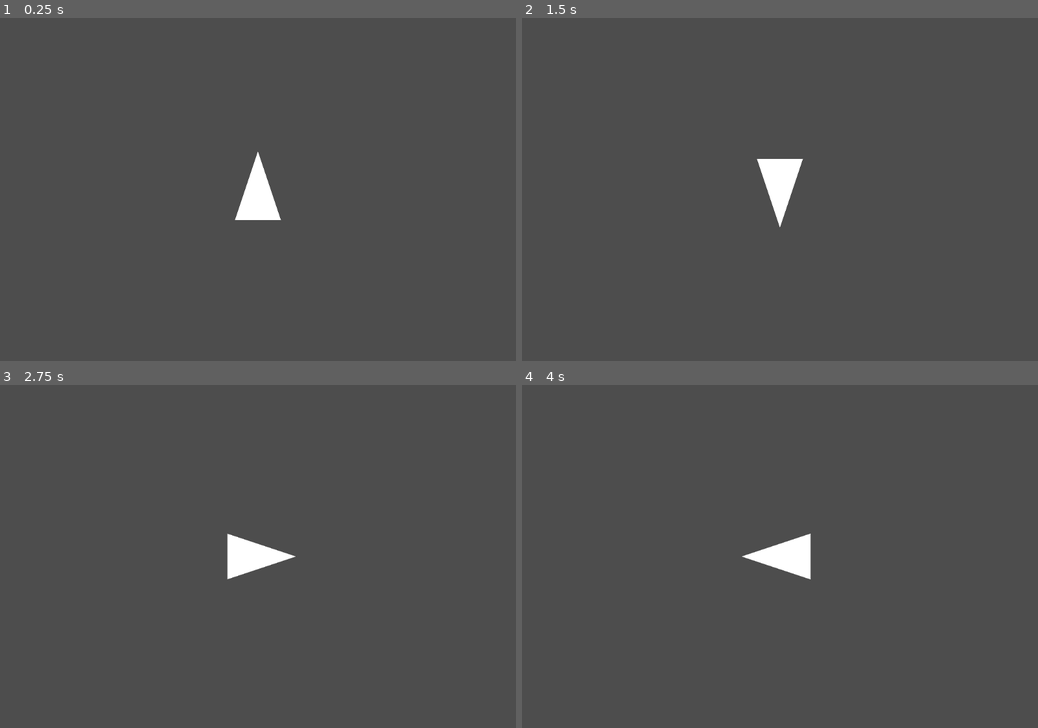
Above: before the commit, frames 1-4 (two rows, left to right).
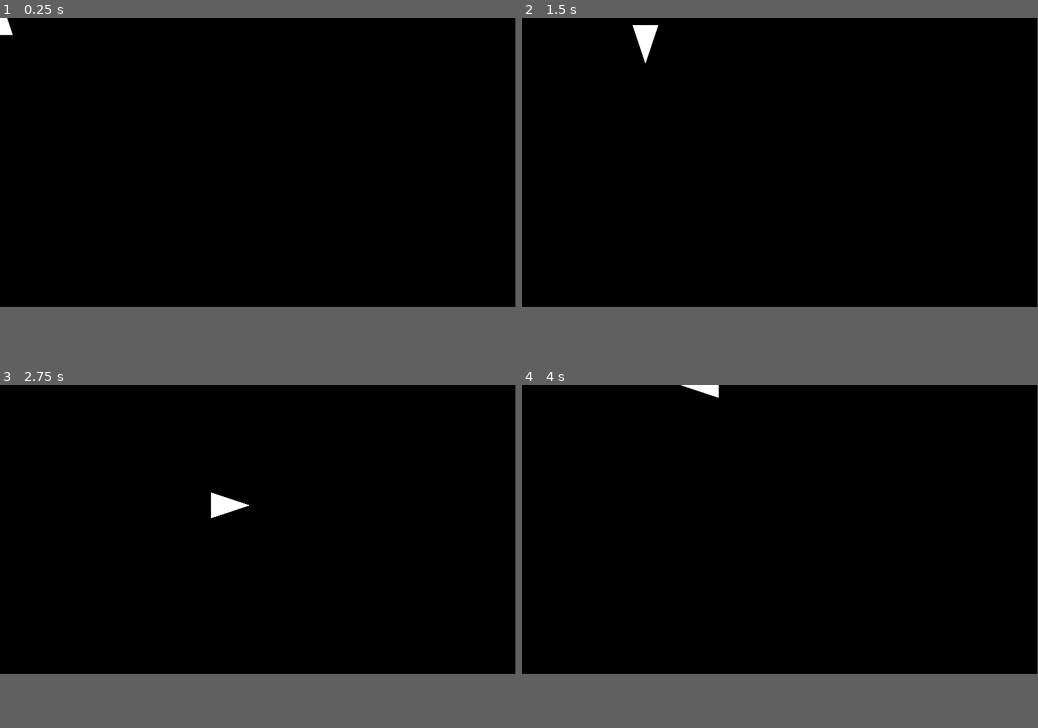
Above: after the commit, the same moments.

Repository: SabrinaRoss/Braincelll-Limited
Game: Godot game, scene res://Player/Player.tscn
Two runs of this game, one before a commit and one after it. Both use one fixed random seed, a clock stepped at 60 frames per second and the inputs below. Before the commit the project starts from res://Player.tscn.
Inputs:
- Up to frame 1 (0.25 s): no input
- Up to frame 2 (1.5 s): tap Enter at 0.5 s; hold Right (ui_right) 0.53-1.28 s; hold Down (ui_down) from 1.28 s (still down)
- Up to frame 3 (2.75 s): release Down (ui_down) at 2.03 s; hold Right (ui_right) from 2.03 s (still down)
- Up to frame 4 (4 s): release Right (ui_right) at 2.78 s; hold Up (ui_up) 2.78-3.53 s; hold Left (ui_left) from 3.53 s (still down)
In our replay, the window is 800x533 before the commit and 799x449 after it. These sizes can differ from the game's own. Grey fills any space a smaller window leaves; there, only what the larger window draws over its background counts as a difference.

The runs differ from the first frame. In frame 1, 84% of the frame differs, in the area x 0-100%, y 0-85%; in frame 2, 84%; in frame 3, 84%; in frame 4, 84%.

Commit message:
Created a start menu + linked it to rowan's player + started on popup puzzle

Diff:
--- a/Player.tscn
+++ b/Player/Player.tscn
@@ -1,9 +1,9 @@
 [gd_scene load_steps=2 format=3 uid="uid://o802pmcs6y0u"]
 
-[ext_resource type="Script" path="res://Player.gd" id="1_dxmq3"]
+[ext_resource type="Script" path="res://Player/Player.gd" id="1_6lbjr"]
 
 [node name="Player" type="CharacterBody2D"]
-script = ExtResource("1_dxmq3")
+script = ExtResource("1_6lbjr")
 
 [node name="Player_Collisions" type="CollisionPolygon2D" parent="."]
 position = Vector2(-32, 80)
@@ -15,5 +15,3 @@
 scale = Vector2(4.17188, 4.06424)
 texture_scale = Vector2(0, 0)
 polygon = PackedVector2Array(-11.5056, 16, 11.5056, 16, 9.53674e-07, -19.431)
-
-[node name="Player_Camera" type="Camera2D" parent="."]
--- /dev/null
+++ b/Scene/main.tscn
@@ -0,0 +1,3 @@
+[gd_scene format=3 uid="uid://cn0qy3lgp5wb7"]
+
+[node name="main" type="Node2D"]
--- /dev/null
+++ b/Scene/start_scene.gd
@@ -0,0 +1,10 @@
+extends CanvasLayer
+
+
+# Called when the node enters the scene tree for the first time.
+func _ready():
+	pass # Replace with function body.
+
+
+func _on_start_button_pressed():
+	get_tree().change_scene_to_file("res://Player/Player.tscn")
--- /dev/null
+++ b/Scene/start_scene.tscn
@@ -0,0 +1,51 @@
+[gd_scene load_steps=5 format=3 uid="uid://b8duhcqcw1ibl"]
+
+[ext_resource type="Script" path="res://Scene/start_scene.gd" id="1_lsftn"]
+[ext_resource type="FontFile" uid="uid://blaxo84co62o2" path="res://Fonts/Pixelify_Sans/PixelifySans-VariableFont_wght.ttf" id="1_p8yuy"]
+[ext_resource type="FontFile" uid="uid://cy5mnx61qi1f" path="res://Fonts/Pixelify_Sans/static/PixelifySans-Bold.ttf" id="3_ka5x6"]
+
+[sub_resource type="LabelSettings" id="LabelSettings_2lv5i"]
+line_spacing = 5.0
+font = ExtResource("1_p8yuy")
+font_size = 150
+
+[node name="start_scene" type="CanvasLayer"]
+script = ExtResource("1_lsftn")
+
+[node name="MarginContainer" type="MarginContainer" parent="."]
+anchors_preset = 15
+anchor_right = 1.0
+anchor_bottom = 1.0
+offset_left = 488.0
+offset_top = 263.0
+offset_right = -472.0
+offset_bottom = -277.0
+grow_horizontal = 2
+grow_vertical = 2
+theme_override_constants/margin_left = 16
+theme_override_constants/margin_top = 16
+theme_override_constants/margin_right = 16
+theme_override_constants/margin_bottom = 16
+
+[node name="Label" type="Label" parent="MarginContainer"]
+layout_mode = 2
+size_flags_horizontal = 4
+size_flags_vertical = 0
+text = "BRAINCELLS
+LIMITED"
+label_settings = SubResource("LabelSettings_2lv5i")
+horizontal_alignment = 1
+vertical_alignment = 1
+
+[node name="VBoxContainer" type="VBoxContainer" parent="MarginContainer"]
+layout_mode = 2
+size_flags_vertical = 8
+alignment = 1
+
+[node name="Start Button" type="Button" parent="MarginContainer/VBoxContainer"]
+layout_mode = 2
+theme_override_fonts/font = ExtResource("3_ka5x6")
+theme_override_font_sizes/font_size = 69
+text = "Start"
+
+[connection signal="pressed" from="MarginContainer/VBoxContainer/Start Button" to="." method="_on_start_button_pressed"]
--- /dev/null
+++ b/Scene/timer_test.gd
@@ -0,0 +1,16 @@
+extends Node2D
+
+
+# Called when the node enters the scene tree for the first time.
+func _ready():
+	$Timer.start()
+
+
+# Called every frame. 'delta' is the elapsed time since the previous frame.
+func _process(delta):
+	pass
+
+
+func _on_timer_timeout():
+	print("Bitch your time is up!")
+	$Popup.show()
--- /dev/null
+++ b/Scene/timer_test.tscn
@@ -0,0 +1,31 @@
+[gd_scene load_steps=2 format=3 uid="uid://bvohefbvr2nd2"]
+
+[ext_resource type="Script" path="res://Scene/timer_test.gd" id="1_26mhq"]
+
+[node name="timer_test" type="Node2D"]
+script = ExtResource("1_26mhq")
+
+[node name="Timer" type="Timer" parent="."]
+wait_time = 2.0
+one_shot = true
+autostart = true
+
+[node name="Popup" type="Popup" parent="."]
+size = Vector2i(1920, 1080)
+visible = true
+
+[node name="MarginContainer" type="MarginContainer" parent="Popup"]
+custom_minimum_size = Vector2(1920, 1080)
+anchors_preset = 15
+anchor_right = 1.0
+anchor_bottom = 1.0
+grow_horizontal = 2
+grow_vertical = 2
+tooltip_text = "adsfasdf"
+
+[node name="TextEdit" type="TextEdit" parent="Popup/MarginContainer"]
+layout_mode = 2
+text = "Hello there mother fuckers"
+editable = false
+
+[connection signal="timeout" from="Timer" to="." method="_on_timer_timeout"]
--- a/project.godot
+++ b/project.godot
@@ -11,14 +11,15 @@
 [application]
 
 config/name="Braincell-Limited"
-run/main_scene="res://Player.tscn"
+run/main_scene="res://Player/Player.tscn"
 config/features=PackedStringArray("4.1", "Forward Plus")
 config/icon="res://icon.svg"
 
 [display]
 
-window/size/viewport_width=1080
-window/size/viewport_height=720
+window/size/viewport_width=1920
+window/size/viewport_height=1080
+window/subwindows/embed_subwindows=false
 
 [input]
 
@@ -54,3 +55,7 @@
 , Object(InputEventKey,"resource_local_to_scene":false,"resource_name":"","device":-1,"window_id":0,"alt_pressed":false,"shift_pressed":false,"ctrl_pressed":false,"meta_pressed":false,"pressed":false,"keycode":0,"physical_keycode":83,"key_label":0,"unicode":115,"echo":false,"script":null)
 ]
 }
+
+[rendering]
+
+environment/defaults/default_clear_color=Color(0, 0, 0, 1)
Not shown, added: Fonts/Pixelify_Sans/OFL.txt
Binary file added: Fonts/Pixelify_Sans/PixelifySans-VariableFont_wght.ttf
Not shown, added: Fonts/Pixelify_Sans/PixelifySans-VariableFont_wght.ttf.import
Not shown, added: Fonts/Pixelify_Sans/README.txt
Binary file added: Fonts/Pixelify_Sans/static/PixelifySans-Bold.ttf
Not shown, added: Fonts/Pixelify_Sans/static/PixelifySans-Bold.ttf.import
Binary file added: Fonts/Pixelify_Sans/static/PixelifySans-Medium.ttf
Not shown, added: Fonts/Pixelify_Sans/static/PixelifySans-Medium.ttf.import
Binary file added: Fonts/Pixelify_Sans/static/PixelifySans-Regular.ttf
Not shown, added: Fonts/Pixelify_Sans/static/PixelifySans-Regular.ttf.import
Binary file added: Fonts/Pixelify_Sans/static/PixelifySans-SemiBold.ttf
Not shown, added: Fonts/Pixelify_Sans/static/PixelifySans-SemiBold.ttf.import
(and 3 more such lines)
